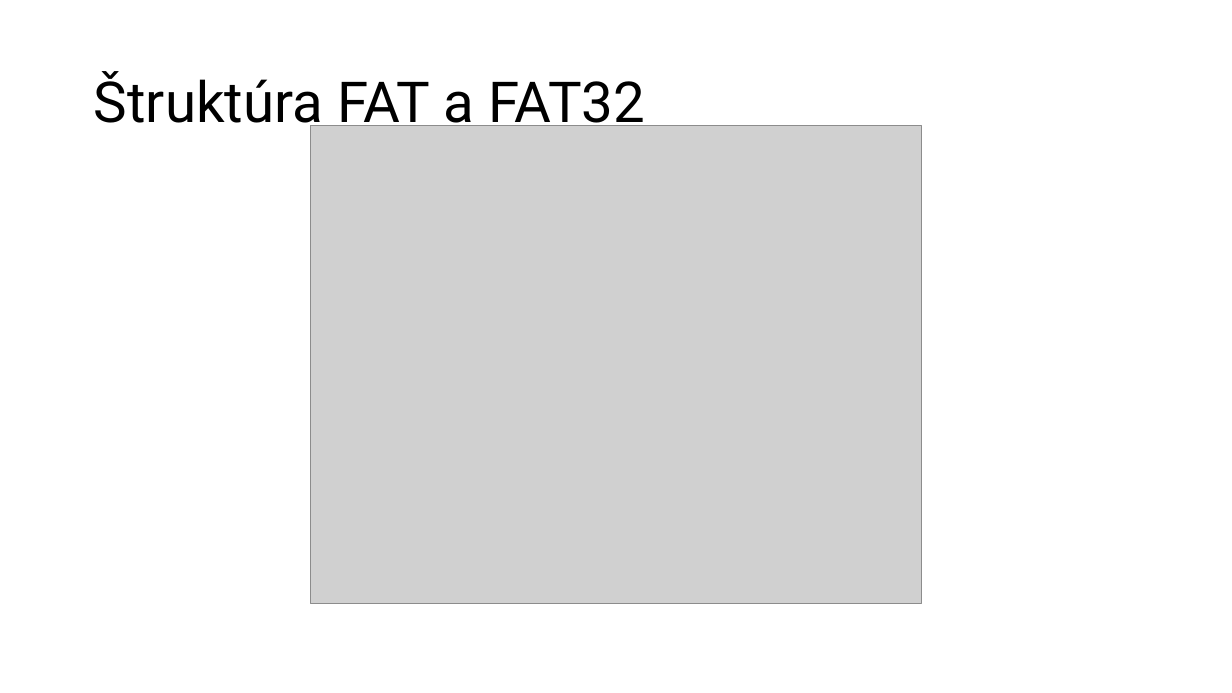
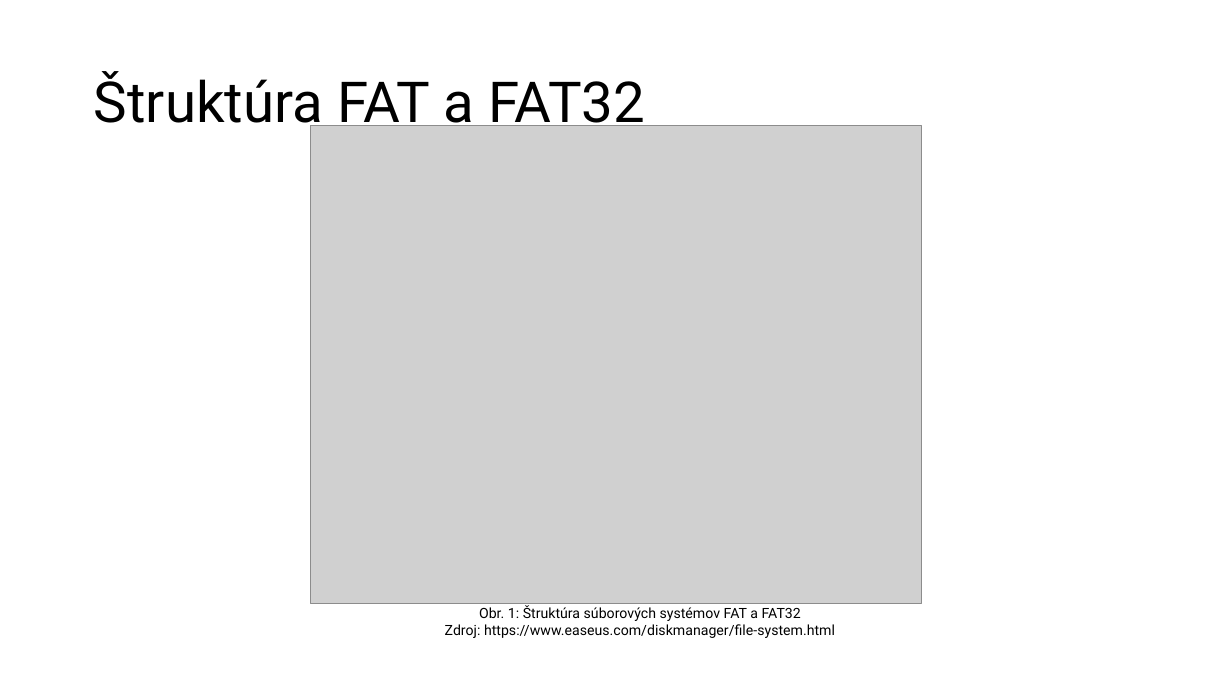
Before and after one commit to MeheheCedy22/PIB, a slide deck: slide 5 of ProgressReport1-Cederle-Marek.pptx. Drawn at 1232x693 pixels with LibreOffice and Linux fonts; fonts in the diff are those of the drawing; grey boxes stand for pictures. Boxes give left, top, right and bottom in pixels: in the first picture for what was removed or moved away, otherwise in the second. Text is boxed around its words. In the diff, an @@ line names an element or a change of style, - is before the commit and + after.

```diff
--- a/ProgressReport1-Cederle-Marek.pptx
+++ b/ProgressReport1-Cederle-Marek.pptx
@@ text added at (445,605,835,638), 11 pt, text #000000 @@
+Obr. 1: Štruktúra súborových systémov FAT a FAT32
+Zdroj: https://www.easeus.com/diskmanager/file-system.html
```
Also in this commit, not shown: 3 other slides changed, 2 other files.
